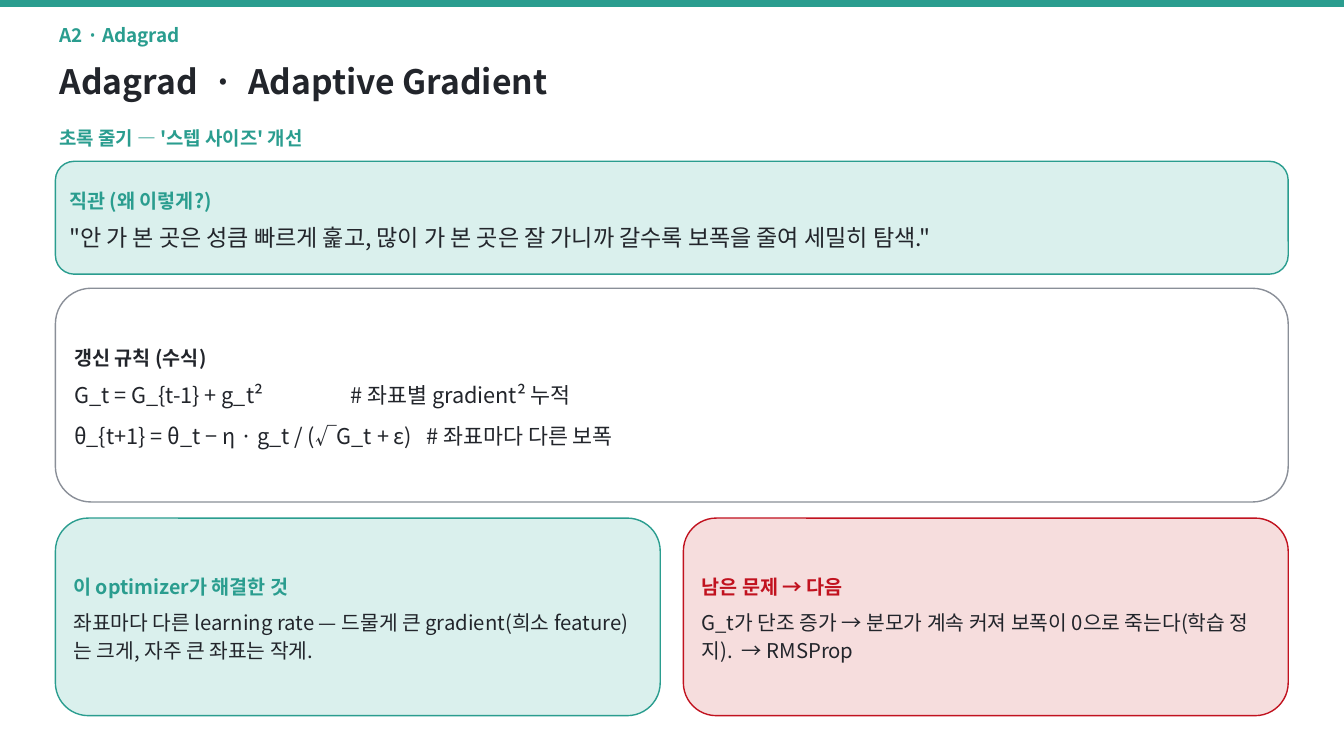
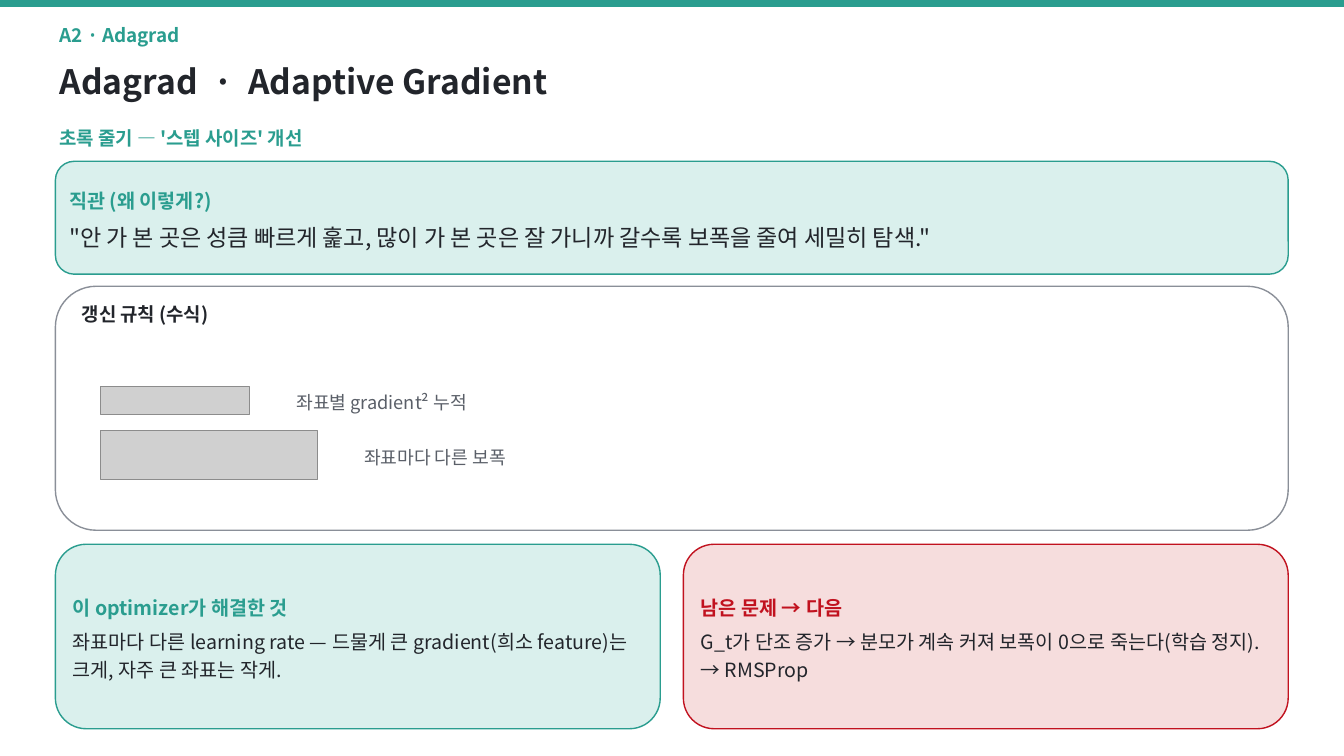
Before and after one commit to jimmylegendary/neural-memory-study, a slide deck: slide 10 of seminar/TTT-seminar.pptx. Drawn at 1344x756 pixels with LibreOffice and Linux fonts; fonts in the diff are those of the drawing; grey boxes stand for pictures. Boxes give left, top, right and bottom in pixels: in the first picture for what was removed or moved away, otherwise in the second. Text is boxed around its words. In the diff, an @@ line names an element or a change of style, - is before the commit and + after.

```diff
--- a/seminar/TTT-seminar.pptx
+++ b/seminar/TTT-seminar.pptx
@@ rounded rectangle: place and size @@
-rounded rectangle at (55,288,1289,502)
+rounded rectangle at (55,286,1289,530)
@@ text added at (82,305,209,325), 13.5 pt, text #22252B, bold @@
+갱신 규칙 (수식)
@@ text in rounded rectangle at (74,348,613,449): text removed @@
-갱신 규칙 (수식)
-G_t = G_{t-1} + g_t² # 좌표별 gradient² 누적
-θ_{t+1} = θ_t − η · g_t / (√G_t + ε) # 좌표마다 다른 보폭
@@ picture added at (101,387,250,414) @@
@@ text added at (296,393,466,414), 13 pt, text #5A5F68 @@
+좌표별 gradient² 누적
@@ picture added at (101,431,318,480) @@
@@ text added at (364,449,505,466), 13 pt, text #5A5F68 @@
+좌표마다 다른 보폭
@@ rounded rectangle "이 optimizer가 해결한 것": place and size @@
-rounded rectangle "이 optimizer가 해결한 것" at (55,518,660,716)
+rounded rectangle "이 optimizer가 해결한 것" at (55,544,660,729)
@@ rounded rectangle "남은 문제 → 다음": place and size @@
-rounded rectangle "남은 문제 → 다음" at (684,518,1289,716)
+rounded rectangle "남은 문제 → 다음" at (684,544,1289,729)
@@ text in rounded rectangle at (73,632,628,681): size 14.5 to 14 pt in "좌표마다 다른 learning rate — 드물게 큰 ..." @@
@@ text in rounded rectangle at (701,632,1260,682): size 14.5 to 14 pt in "G_t가 단조 증가 → 분모가 계속 커져 ..." @@
```
Also in this commit, not shown: 6 other slides changed, 36 other files.
